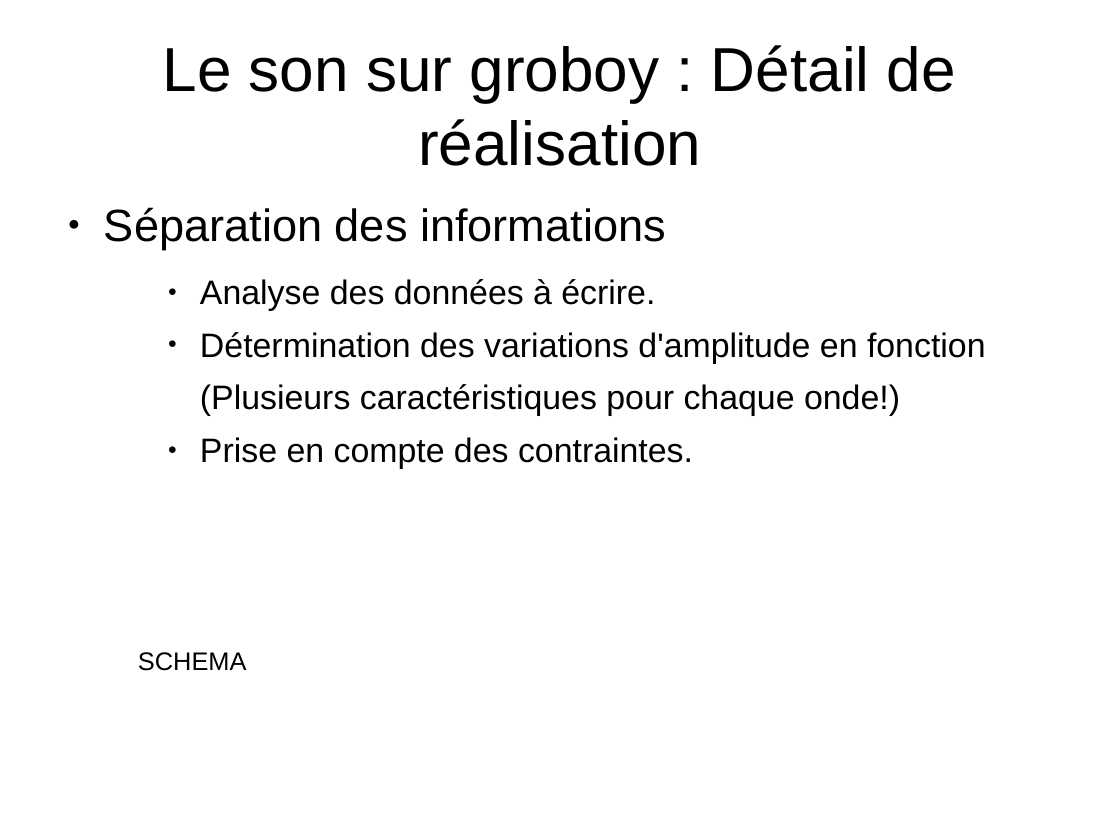
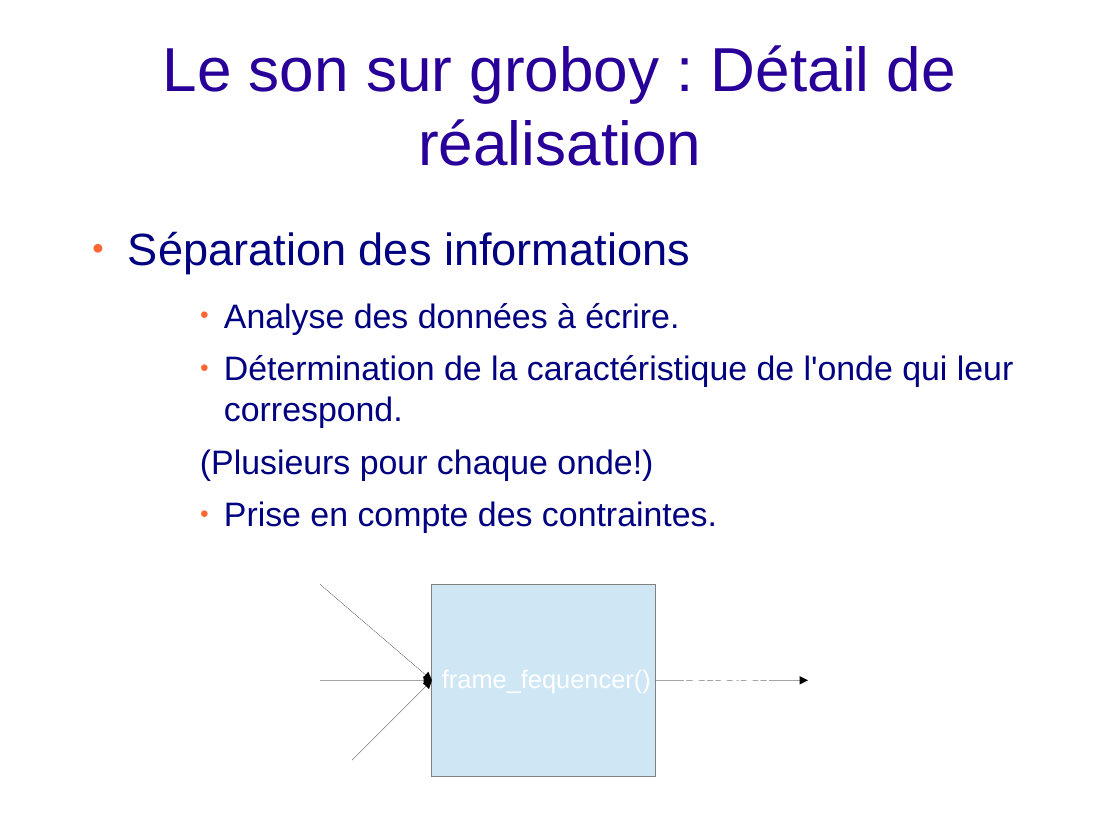
Before and after one commit to joakim-d/GroBoy, a slide deck: slide 26 of documents_TER/soutenance.odp. Drawn at 1120x840 pixels with LibreOffice and Linux fonts; fonts in the diff are those of the drawing; background and template pictures are left out. Boxes give left, top, right and bottom in pixels: in the first picture for what was removed or moved away, otherwise in the second. Text is boxed around its words. In the diff, an @@ line names an element or a change of style, - is before the commit and + after.

```diff
--- a/documents_TER/soutenance.odp
+++ b/documents_TER/soutenance.odp
@@ title "Le son sur groboy : ..." at <box>163,45,956,166</box>: text colour #000000 to #280099 @@
@@ text "Séparation des informations": place and size @@
-text "Séparation des informations" at <box>104,207,986,469</box>
+text "Séparation des informations" at <box>128,231,1013,533</box>
@@ text at <box>128,231,717,533</box>: text colour #000000 to #000080 in "Séparation des informations", "Analyse des données à écrire.", "Prise en compte des contraintes."; bullet colour #000000 to #FF6633; indent changed @@
@@ text at <box>200,355,1013,480</box>: text changed; text colour #000000 to #000080 @@
-    ● Détermination des variations d'amplitude en fonction
-    (Plusieurs caractéristiques pour chaque onde!)
+    ● Détermination de la caractéristique de l'onde qui leur correspond.
+    (Plusieurs pour chaque onde!)
@@ arrow added from (320, 584) to (432, 681), #000000 0 pt @@
@@ rectangle added at <box>432,584,656,776</box>, fill #CFE7F5, outline #808080 0 pt @@
@@ text removed at <box>138,652,247,671</box> @@
-SCHEMA
@@ text added at <box>232,640,368,707</box>, 18 pt, text #FFFFFF @@
+Longueur de son
@@ text added at <box>432,658,664,696</box>, 18 pt, text #FFFFFF @@
+frame_fequencer()
@@ arrow added from (320, 681) to (432, 681), #000000 0 pt @@
@@ arrow added from (352, 760) to (432, 681), #000000 0 pt @@
@@ arrow added from (657, 681) to (808, 681), #000000 0 pt @@
@@ text added at <box>682,680,771,681</box>, 18 pt, text #FFFFFF @@
+Appel de la fonction « clock_xxx » correspondant
@@ text added at <box>288,745,383,784</box>, 18 pt, text #FFFFFF @@
+. . .
```
Also in this commit, not shown: 29 other slides changed, 3 slides added, 3 slides removed.
